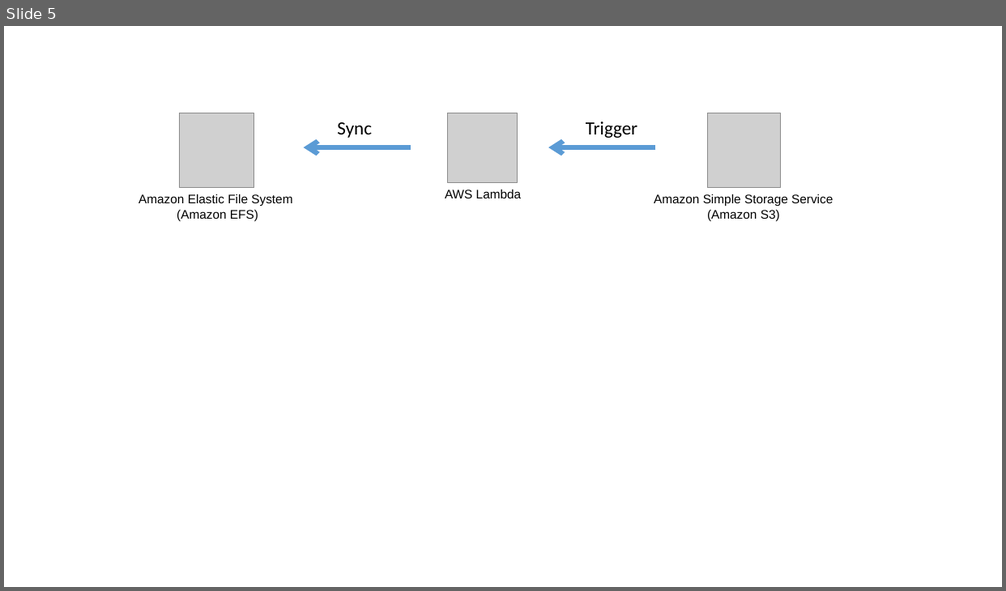
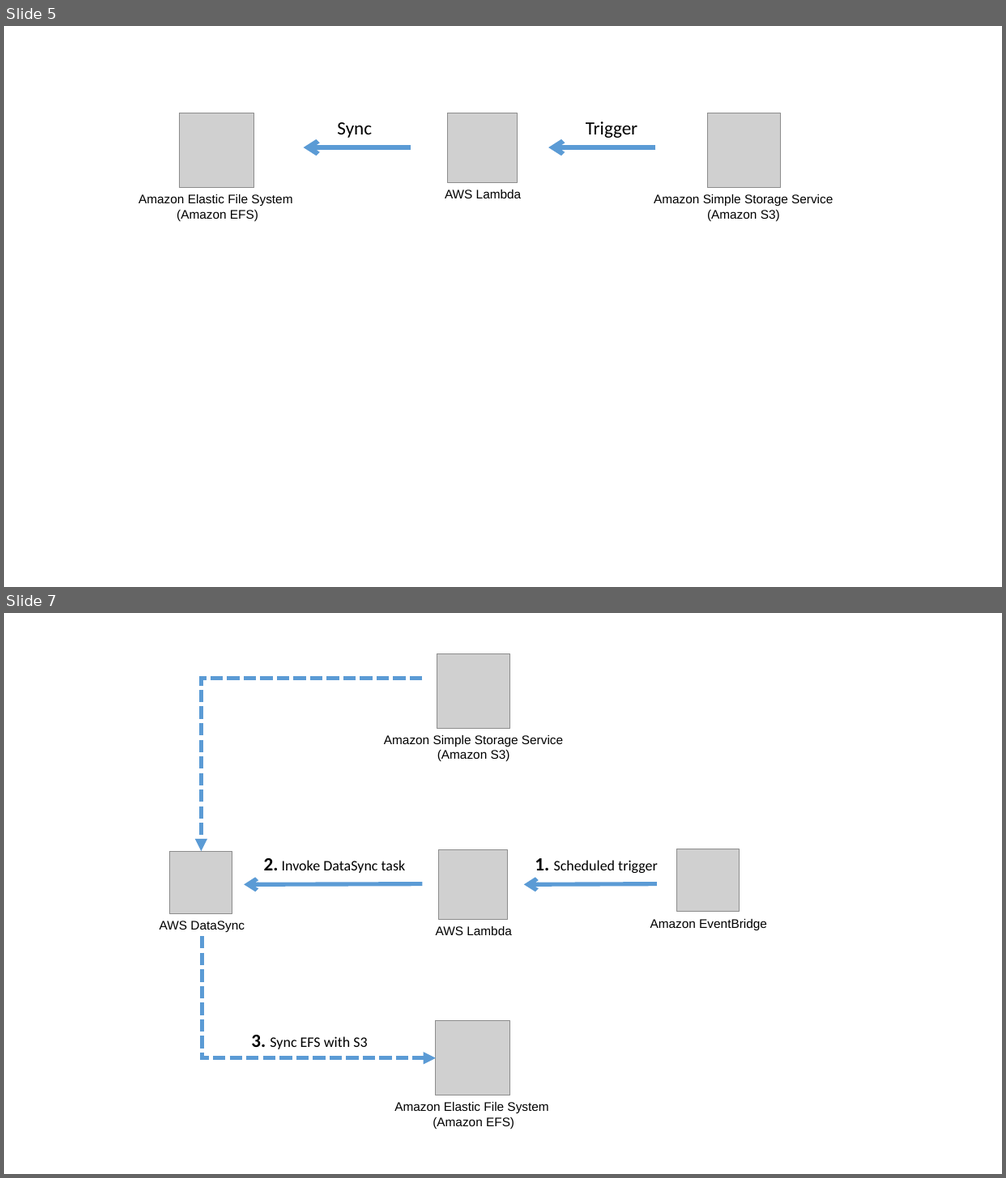
Before and after one commit to hassaanbinaslam/myblog_fastai_archived, a slide deck: images/pics_slides/pics_slides.pptx. Shown one above the other, each under a label of ours: slide 5 before the commit, slides 5 and 7 after it; the slides between them are not shown. The pictures are 1006x591 and 1006x1178 pixels, drawn with LibreOffice and Linux fonts; fonts in the diff are those of the drawing; grey boxes stand for pictures. Boxes give left, top, right and bottom in pixels: in the first picture for what was removed or moved away, otherwise in the second. Text is boxed around its words. In the diff, an @@ line names an element or a change of style, - is before the commit and + after.

```diff
--- a/images/pics_slides/pics_slides.pptx
+++ b/images/pics_slides/pics_slides.pptx
@@ slide 7 added at <box>4,613,1002,1174</box>, background #FFFFFF @@
@@ group added at <box>160,653,767,1129</box>: 8 texts, 5 pictures, 2 arrows, 2 elbow arrows @@
+AWS Lambda
+Amazon Elastic File System
+(Amazon EFS)
+Amazon Simple Storage Service (Amazon S3)
+1. Scheduled trigger
+AWS DataSync
+2. Invoke DataSync task
+3. Sync EFS with S3
+Amazon EventBridge
```
Also in this commit, not shown: 1 other slide added, 17 other files.
